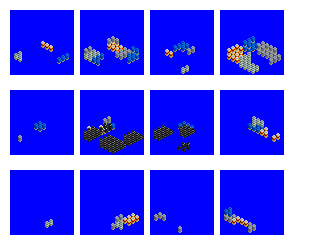
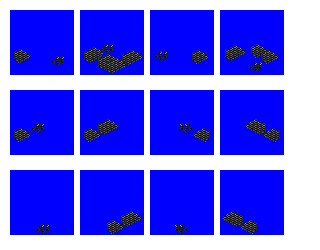
The second (320, 250) image is a revision of the first. Changes to its layers:
removed layer "Layer 1" over [83, 123, 195, 154]
removed layer "cargo.old" over [14, 36, 281, 233]
added layer "Layer 3" above "Layer 2" over [14, 44, 280, 234]
